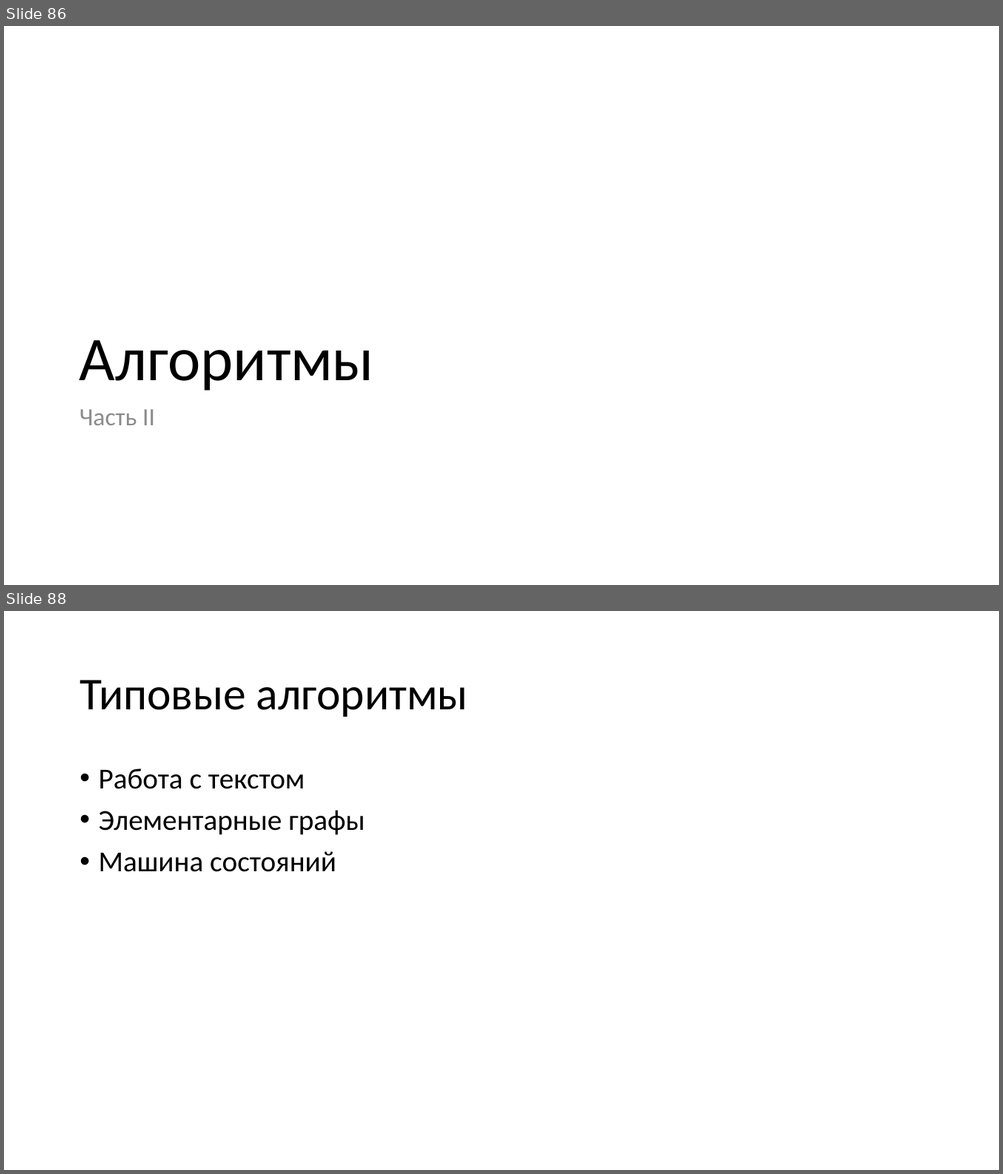
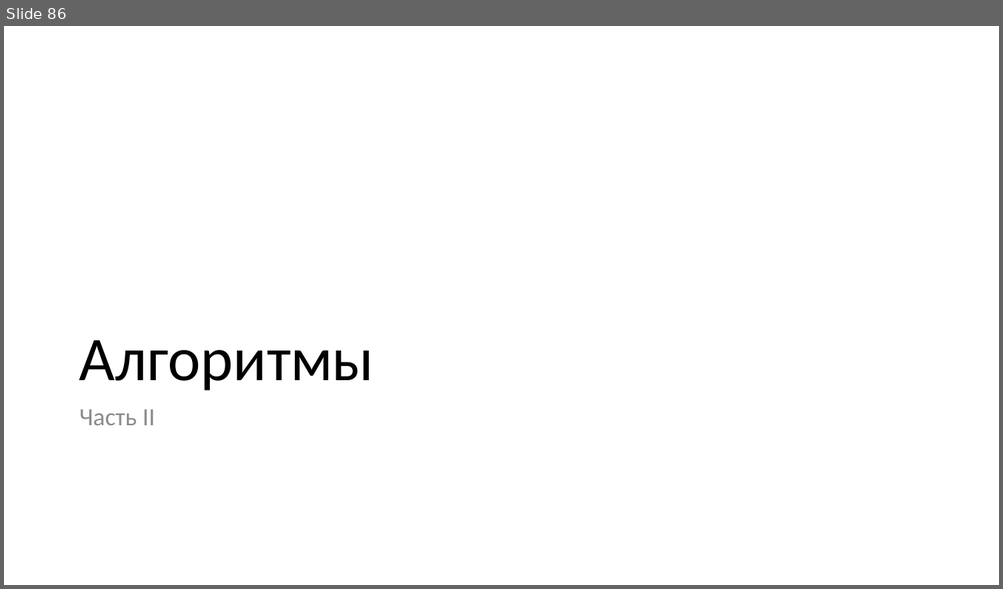
Before and after one commit to paveltsytovich/telegram-course, a slide deck: Presentation/Разработка ботов для телеграмм на Python.pptx. Shown one above the other, each under a label of ours: slides 86 and 88 before the commit, slide 86 after it; the slides between them are not shown. The pictures are 1003x1174 and 1003x589 pixels, drawn with LibreOffice and Linux fonts; fonts in the diff are those of the drawing. Boxes give left, top, right and bottom in pixels: in the first picture for what was removed or moved away, otherwise in the second. Text is boxed around its words. In the diff, an @@ line names an element or a change of style, - is before the commit and + after.

```diff
--- a/Presentation/Разработка ботов для телеграмм на Python.pptx
+++ b/Presentation/Разработка ботов для телеграмм на Python.pptx
@@ slide 88 removed at [4,611,999,1170], background #FFFFFF @@
@@ title removed at [79,680,468,717] @@
-Типовые алгоритмы
@@ text removed at [99,769,364,872] @@
-• Работа с текстом
-• Элементарные графы
-• Машина состояний
```
Also in this commit, not shown: 1 slide changed, 1 slide added.
